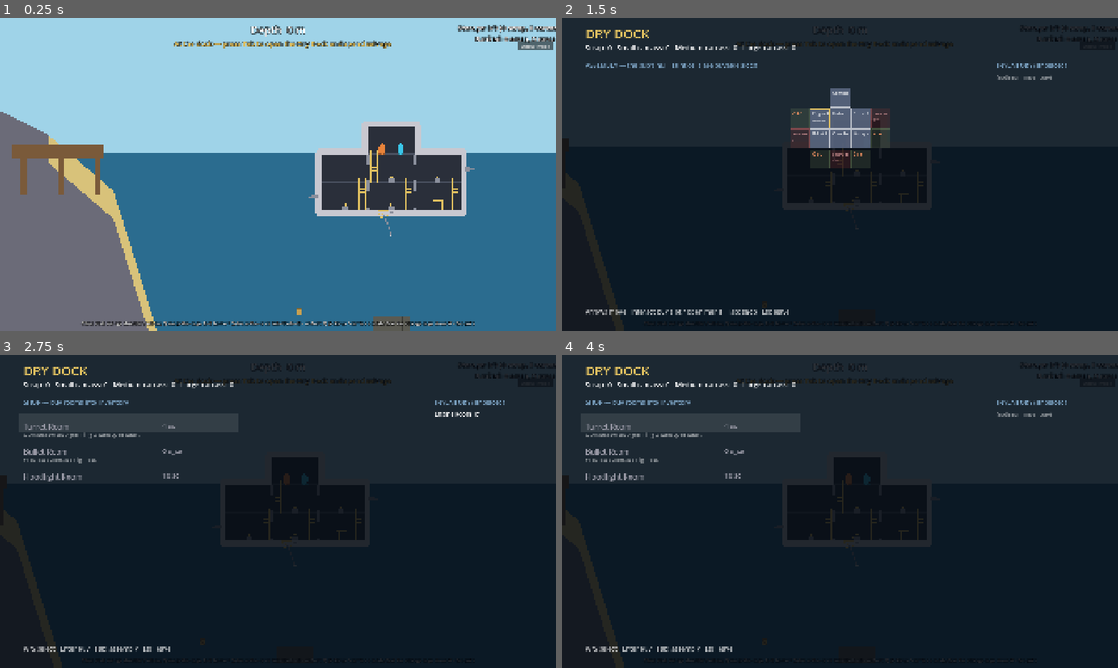
Above: before the commit, frames 1-4 (two rows, left to right).
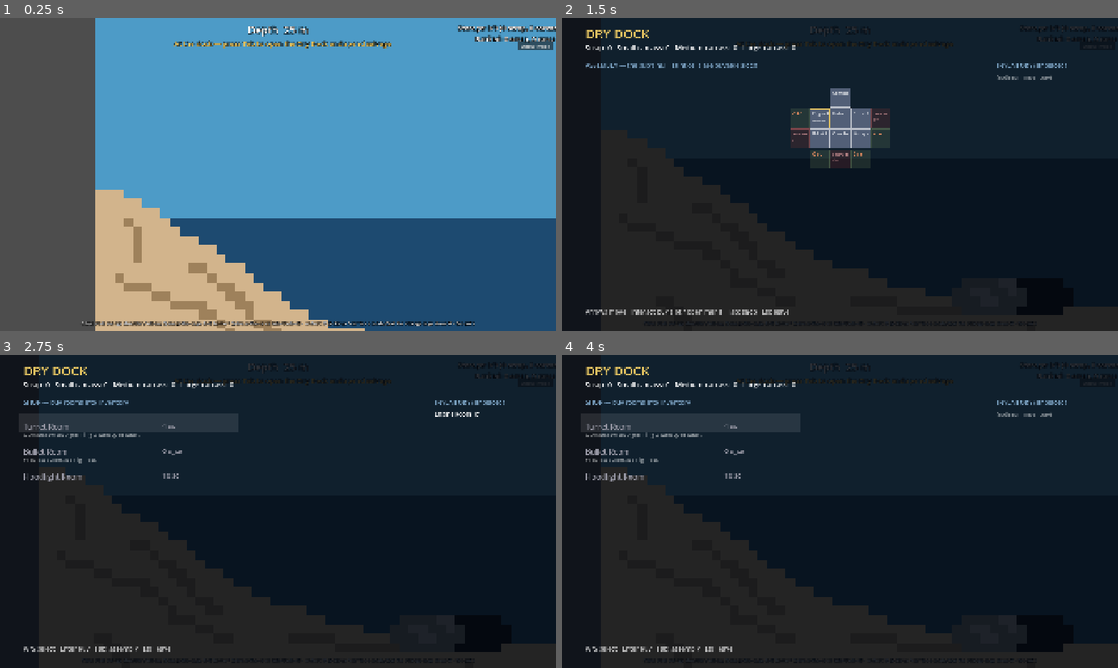
Above: after the commit, the same moments.

Repository: SnirNehemia/deeper
Game: Godot game, scene res://scenes/world.tscn
Same seed, same stepped clock (60 frames per second), same inputs: the game is played once before the commit and once after it.
Inputs:
- Up to frame 1 (0.25 s): no input
- Up to frame 2 (1.5 s): tap Enter at 0.5 s; hold D from 0.53 s (still down); tap Tab at 0.6, 1.35 s; tap Space at 0.77, 1.25 s
- Up to frame 3 (2.75 s): tap Space at 1.52 s; tap Enter at 2 s; release D at 2.03 s; hold A from 2.03 s (still down); tap E at 2.1 s; tap Tab at 2.3 s
- Up to frame 4 (4 s): tap Space at 2.75, 3.02, 3.77 s; release A at 2.78 s; hold D from 2.78 s (still down); tap Q at 2.85 s; tap Tab at 3.05, 3.8 s; tap Enter at 3.5 s; tap Shift at 3.6 s

The runs differ from the first frame. In frame 1, 98% of the frame differs, in the area x 0-100%, y 0-100%; in frame 2, 19%; in frame 3, 20%; in frame 4, 20%.

Commit message:
M6 wiring: cavern_depths_01 map live in world.gd via MapLoader

Diff:
--- /dev/null
+++ b/maps/cavern_depths_01/world_01.json
@@ -0,0 +1,8 @@
+{
+  "map_id": "cavern_depths_01",
+  "pixels_per_meter": 1.0,
+  "physical_layer": "res://maps/cavern_depths_01/world_01_phys.png",
+  "generation_layer": "res://maps/cavern_depths_01/world_01_gen.png",
+  "visual_background": "res://maps/cavern_depths_01/world_01_bg.png",
+  "visual_foreground": "res://maps/cavern_depths_01/world_01_fg.png"
+}
--- a/scenes/world.gd
+++ b/scenes/world.gd
@@ -1,18 +1,15 @@
 extends Node2D
 
-## Milestone 1 world: the Shore Shelf map with the crewed sub. Drive from the
-## dock, across the shallows, over the shelf edge, and down into the basin while
-## the depth meter tracks you. A smooth follow-camera frames ~60 m of world.
+## World scene: loads a hand-drawn map from MapConfig when available (M6),
+## otherwise falls back to the ShoreShelf test map. Sub, crew, HUD, and
+## dry-dock UI are set up the same way regardless of which map is active.
 
 const M := 48.0
-
-# Fresh-run spawn points: the sub floats at the dock; crew start in the
-# engine and middle rooms (local to the sub).
-const SUB_SPAWN := Vector2(45.0 * M, Sub.SURFACE_FLOAT_DEPTH)
-
-## Module B: how close to the dock spawn point the sub must be to bank
-## on-board salvage into the persistent save.
-const DOCK_BANK_RADIUS := 15.0 * M
+const MAP_CONFIG_PATH := "res://maps/cavern_depths_01/world_01.json"
+
+## Fallback values used with ShoreShelf (overridden by MapLoader when a map loads).
+const SHORE_SHELF_SPAWN := Vector2(45.0 * M, Sub.SURFACE_FLOAT_DEPTH)
+const SHORE_SHELF_DOCK_RADIUS := 15.0 * M
 
 var _sub: Sub
 var _cam: Camera2D
@@ -26,30 +23,16 @@
 var _dock_prompt: Label
 var _dry_dock: DryDock = null
 
+## Set by _load_map(); world uses these for spawning and dock checks.
+var _sub_spawn: Vector2 = SHORE_SHELF_SPAWN
+var _dock_center: Vector2 = SHORE_SHELF_SPAWN
+var _dock_radius: float = SHORE_SHELF_DOCK_RADIUS
+var _map_loader: MapLoader = null  # non-null when a map config was found
+
 func _ready() -> void:
-	add_child(ShoreShelf.new())
-
-	# Sub (built from the saved loadout) + crew, floating at the dock.
+	_load_map()
 	_spawn_sub_and_crew()
-
-	# Territorial fish: guarding the cave mouth, the cave treasure cluster,
-	# and the basin pillars/wreck. The shallows wreck stays unguarded. They
-	# reset home via the "fish" group on implosion.
-	# M5 follow-up: the basin-pillar fish are back to plain territorial (all
-	# purple fish now behave the same — guard their spot, break off when the
-	# sub leaves). The relentless-chase role is now exclusively the green
-	# basic_chasers below, so the two aggression reads don't look identical.
-	_add_fish(Vector2(70.0 * M, 64.0 * M))    # cave mouth
-	_add_fish(Vector2(54.0 * M, 70.0 * M))    # cave treasure cluster
-	_add_fish(Vector2(85.0 * M, 47.0 * M))    # first pillar
-	_add_fish(Vector2(115.0 * M, 100.0 * M))  # second pillar / basin wreck
-	_add_fish(Vector2(148.0 * M, 54.0 * M))   # third pillar
-
-	# M5 follow-up: two "basic_chasers" patrolling the open-water gaps between
-	# the (now wider-spaced) pillars — green, elongated, relentless once they
-	# spot the sub.
-	_add_fish(Vector2(99.0 * M, 50.0 * M), false, true)
-	_add_fish(Vector2(132.0 * M, 48.0 * M), false, true)
+	_spawn_entities()
 
 	# Fixed-zoom follow camera: ~60 m visible width, smoothed.
 	_cam = Camera2D.new()
@@ -86,49 +69,82 @@
 	_add_hint_label()
 	_add_dock_prompt()
 
+## Loads the hand-drawn map config if the JSON exists; otherwise falls back to
+## the ShoreShelf procedural map. Populates _sub_spawn / _dock_center / _dock_radius.
+func _load_map() -> void:
+	if FileAccess.file_exists(MAP_CONFIG_PATH):
+		var config := MapConfig.load_from_json(MAP_CONFIG_PATH)
+		if config != null:
+			_map_loader = MapLoader.build(config)
+			add_child(_map_loader)
+			_sub_spawn = _map_loader.sub_spawn
+			_dock_center = _map_loader.dock_center
+			_dock_radius = _map_loader.dock_radius
+			return
+	# Fallback: ShoreShelf placeholder map.
+	add_child(ShoreShelf.new())
+	_sub_spawn = SHORE_SHELF_SPAWN
+	_dock_center = SHORE_SHELF_SPAWN
+	_dock_radius = SHORE_SHELF_DOCK_RADIUS
+
+## Spawn fish and wrecks: from the gen layer when a map is loaded, otherwise
+## the hardcoded ShoreShelf placements used since Milestone 1.
+func _spawn_entities() -> void:
+	if _map_loader != null:
+		for pos in _map_loader.territorial_fish_spawns:
+			_add_fish(pos)
+		for pos in _map_loader.hunter_fish_spawns:
+			_add_fish(pos, true)
+		for pos in _map_loader.wreck_spawns:
+			_add_wreck(pos)
+	else:
+		_add_fish(Vector2(70.0 * M, 64.0 * M))
+		_add_fish(Vector2(54.0 * M, 70.0 * M))
+		_add_fish(Vector2(85.0 * M, 47.0 * M))
+		_add_fish(Vector2(115.0 * M, 100.0 * M))
+		_add_fish(Vector2(148.0 * M, 54.0 * M))
+		_add_fish(Vector2(99.0 * M, 50.0 * M), false, true)
+		_add_fish(Vector2(132.0 * M, 48.0 * M), false, true)
+
 ## Build the sub from the saved loadout and seat the two crew inside it.
 func _spawn_sub_and_crew() -> void:
 	_sub = Sub.new()
 	_sub.loadout = SaveData.loadout
-	_sub.layout = SaveData.layout  # the persisted sub shape (M4)
-	_sub.buoyancy_enabled = true  # floats at the surface, can't fly out of the water
-	_sub.position = SUB_SPAWN
+	_sub.layout = SaveData.layout
+	# Buoyancy only makes sense for the open-ocean ShoreShelf map; in the
+	# underground cavern the terrain constrains the sub instead.
+	_sub.buoyancy_enabled = (_map_loader == null)
+	_sub.position = _sub_spawn
 	add_child(_sub)
 	_sub.imploded.connect(_on_imploded)
 
 	var p1 := Crew.new()
 	p1.player_index = 0
 	p1.body_color = PlaceholderArt.CREW_P1_COLOR
-	p1.position = _sub.tower_seat_local(0)  # conning tower, seat 1
+	p1.position = _sub.tower_seat_local(0)
 	_sub.add_child(p1)
 
 	var p2 := Crew.new()
 	p2.player_index = 1
 	p2.body_color = PlaceholderArt.CREW_P2_COLOR
-	p2.position = _sub.tower_seat_local(1)  # conning tower, seat 2
+	p2.position = _sub.tower_seat_local(1)
 	_sub.add_child(p2)
 	_crew = [p1, p2]
 
 func _physics_process(delta: float) -> void:
 	if _sub != null and _cam != null:
 		_cam.global_position = _sub.global_position
-		# Implosion crunch: brief camera shake.
 		if _shake_time > 0.0:
 			_shake_time -= delta
 			_cam.offset = Vector2(randf_range(-1, 1), randf_range(-1, 1)) * 14.0
 		else:
 			_cam.offset = Vector2.ZERO
 
-	# Module B: returning to the dock banks whatever's on board.
-	# Module D: while docked, the dry dock can be opened to spend it.
 	if _sub != null:
-		_sub.try_bank(SUB_SPAWN, DOCK_BANK_RADIUS)
+		_sub.try_bank(_dock_center, _dock_radius)
 		if _dock_prompt != null:
 			_dock_prompt.visible = _is_docked() and _dry_dock == null
 
-## Lose condition: too much water. Crunch (~1.5s of shake + hull crumple +
-## fade to dark), then a clean reset back at the dock. One guard flag keeps
-## re-triggers out while the sequence plays.
 func _on_imploded() -> void:
 	if _resetting:
 		return
@@ -138,9 +154,9 @@
 	_shake_time = 0.9
 
 	var tween := create_tween()
-	tween.tween_property(_fade, "color:a", 1.0, 1.0)  # fade to dark over the crunch
+	tween.tween_property(_fade, "color:a", 1.0, 1.0)
 	await tween.finished
-	await get_tree().create_timer(0.5).timeout  # a beat of darkness
+	await get_tree().create_timer(0.5).timeout
 
 	reset_run()
 
@@ -148,22 +164,17 @@
 	fade_in.tween_property(_fade, "color:a", 0.0, 0.6)
 	_resetting = false
 
-## One world-level routine that puts the run back at its start: sub floating
-## at the dock (dry, breach-free), crew aboard and alive, fish back home.
-## Future death penalties hook in here.
+## Resets the run back to the start: sub at dock, crew aboard, fish home.
 func reset_run() -> void:
-	# M5: nothing persists between rounds yet (Snir will decide later what
-	# should) — wipe banked salvage, loadout, and layout back to the starting
-	# Minnow+ before rebuilding the sub.
 	SaveData.reset_for_test()
 	_rebuild_sub()
-	_sub.global_position = SUB_SPAWN
+	_sub.global_position = _sub_spawn
 	_crew[0].reset_at(_sub.tower_seat_local(0))
 	_crew[1].reset_at(_sub.tower_seat_local(1))
 	get_tree().call_group("fish", "reset_fish")
 	get_tree().call_group("wreck", "reset_wreck")
 	get_tree().call_group("salvage_carcass", "queue_free")
-	get_tree().call_group("carryable", "queue_free")  # loose/caged catches in the hold
+	get_tree().call_group("carryable", "queue_free")
 	_cam.reset_smoothing()
 
 func _add_fish(pos: Vector2, is_hunter := false, is_chaser := false) -> void:
@@ -173,6 +184,11 @@
 	fish.is_hunter = is_hunter
 	fish.is_chaser = is_chaser
 	add_child(fish)
+
+func _add_wreck(pos: Vector2) -> void:
+	var wreck := Wreck.new()
+	wreck.position = pos
+	add_child(wreck)
 
 func _add_hint_label() -> void:
 	var layer := CanvasLayer.new()
@@ -187,7 +203,7 @@
 	label.add_theme_constant_override("outline_size", 5)
 	layer.add_child(label)
 
-## "Press Tab: Dry Dock" prompt, shown only while floating at the dock.
+## "Press Tab: Dry Dock" prompt, shown only while near the dock.
 func _add_dock_prompt() -> void:
 	var layer := CanvasLayer.new()
 	add_child(layer)
@@ -206,11 +222,10 @@
 	layer.add_child(_dock_prompt)
 
 func _is_docked() -> bool:
-	return _sub != null \
-		and _sub.global_position.distance_to(SUB_SPAWN) <= DOCK_BANK_RADIUS
-
-## Open the dry dock (pauses the run). On close, if anything was bought, the
-## sub is rebuilt so the new room/upgrades take effect immediately.
+	if _sub == null:
+		return false
+	return _sub.global_position.distance_to(_dock_center) <= _dock_radius
+
 func _open_dry_dock() -> void:
 	if _dry_dock != null or _resetting:
 		return
@@ -223,10 +238,8 @@
 	if changed:
 		_rebuild_sub()
 
-## Rebuild the sub from the (possibly upgraded) loadout, at the dock, with a
-## fresh crew aboard. Used after a dry-dock purchase so changes show up now.
 func _rebuild_sub() -> void:
-	_sub.queue_free()  # frees its crew + stations too
+	_sub.queue_free()
 	_spawn_sub_and_crew()
 	_depth_hud.sub = _sub
 	_salvage_hud.sub = _sub
@@ -234,12 +247,10 @@
 	_cam.reset_smoothing()
 
 func _unhandled_input(event: InputEvent) -> void:
-	# Dev convenience only (not gameplay input): quit on Esc, dry dock on Tab.
 	if not (event is InputEventKey) or not event.pressed:
 		return
 	if event.keycode == KEY_ESCAPE:
 		get_tree().quit()
 	elif event.keycode == KEY_TAB and _is_docked():
 		_open_dry_dock()
-		# Consume so this same press doesn't reach the dock as a "close".
 		get_viewport().set_input_as_handled()
--- a/scripts/maps/generation_layer_parser.gd
+++ b/scripts/maps/generation_layer_parser.gd
@@ -5,10 +5,11 @@
 ## where to spawn the player sub and fauna/wreck entities, in world
 ## coordinates (scaled per MapConfig.pixel_scale()).
 
-const PLAYER_SPAWN := Color(1, 1, 1)        # #FFFFFF
-const TERRITORIAL_FISH := Color(0.5, 0, 0.5)  # #800080
-const HUNTER_FISH := Color(0, 1, 0)         # #00FF00
-const WRECKAGE := Color(0.5, 0.5, 0.5)      # #808080
+const PLAYER_SPAWN := Color(1, 1, 1)                              # #FFFFFF
+const TERRITORIAL_FISH := Color(0.5, 0, 0.5)                      # #800080
+const HUNTER_FISH := Color(0, 1, 0)                               # #00FF00
+const WRECKAGE := Color(0.5, 0.5, 0.5)                            # #808080
+const DOCK_ZONE := Color(0x6E / 255.0, 0x47 / 255.0, 0x3B / 255.0)  # #6E473B
 
 const COLOR_EPS := 0.5 / 255.0
 
@@ -17,12 +18,15 @@
 const KEY_TERRITORIAL_FISH := "territorial_fish"
 const KEY_HUNTER_FISH := "hunter_fish"
 const KEY_WRECKAGE := "wreckage"
+const KEY_DOCK_ZONES := "dock_zones"
 
 ## Parses `config.generation_layer`. Returns a Dictionary:
 ## - "player_spawn": Vector2 (world px), or Vector2.ZERO if no white pixel found
 ## - "territorial_fish": Array[Vector2]
 ## - "hunter_fish": Array[Vector2]
 ## - "wreckage": Array[Vector2]
+## - "dock_zones": Array[Vector2] — all dock-zone pixel positions (build the
+##   bbox/center from these in the caller to drive dry-dock interaction)
 ## Returns an empty dictionary (with empty defaults) if the image can't load.
 static func parse(config: MapConfig) -> Dictionary:
 	var result := {
@@ -30,6 +34,7 @@
 		KEY_TERRITORIAL_FISH: [] as Array[Vector2],
 		KEY_HUNTER_FISH: [] as Array[Vector2],
 		KEY_WRECKAGE: [] as Array[Vector2],
+		KEY_DOCK_ZONES: [] as Array[Vector2],
 	}
 
 	var image := Image.new()
@@ -54,6 +59,8 @@
 				(result[KEY_HUNTER_FISH] as Array[Vector2]).append(world_pos)
 			elif _color_matches(pixel, WRECKAGE):
 				(result[KEY_WRECKAGE] as Array[Vector2]).append(world_pos)
+			elif _color_matches(pixel, DOCK_ZONE):
+				(result[KEY_DOCK_ZONES] as Array[Vector2]).append(world_pos)
 
 	return result
 
--- /dev/null
+++ b/scripts/maps/map_loader.gd
@@ -0,0 +1,95 @@
+class_name MapLoader
+extends Node2D
+
+## M6 wiring: assembles everything a map needs from a MapConfig —
+## physical terrain, gen-layer entity spawn data, and visual layers — into
+## one Node2D added to the world scene. The world pulls spawn coordinates
+## and dock parameters from here instead of hardcoding them.
+
+## World position where the player sub should spawn (from gen-layer white pixel).
+var sub_spawn: Vector2 = Vector2.ZERO
+## Center and radius of the docking area (derived from gen-layer dock pixels),
+## fed to Sub.try_bank() and the _is_docked() proximity check.
+var dock_center: Vector2 = Vector2.ZERO
+var dock_radius: float = 0.0
+## Entity spawn lists read by the world to create Fish and Wreck nodes.
+var territorial_fish_spawns: Array[Vector2] = []
+var hunter_fish_spawns: Array[Vector2] = []
+var wreck_spawns: Array[Vector2] = []
+## The dock-zone Area2D (collision_mask = SUB_HULL) added as a child, so the
+## world can call dock_zone.overlaps_body(sub) for the dry-dock prompt.
+var dock_zone: Area2D = null
+
+## Builds and returns a MapLoader for `config`. Adds terrain + visual layers
+## as children immediately; entity spawn coordinates are available on the
+## returned node for the caller to spawn Fish/Wreck at.
+static func build(config: MapConfig) -> MapLoader:
+	var loader := MapLoader.new()
+	loader.name = "MapLoader"
+
+	# --- Physical terrain ---
+	var terrain := PhysicalLayerBuilder.build(config)
+	loader.add_child(terrain)
+
+	# --- Visual layers ---
+	var visuals := MapVisualLayers.build(config)
+	loader.add_child(visuals)
+
+	# --- Generation layer ---
+	var spawns := GenerationLayerParser.parse(config)
+	loader.sub_spawn = spawns[GenerationLayerParser.KEY_PLAYER_SPAWN]
+	loader.territorial_fish_spawns = spawns[GenerationLayerParser.KEY_TERRITORIAL_FISH]
+	loader.hunter_fish_spawns = spawns[GenerationLayerParser.KEY_HUNTER_FISH]
+	loader.wreck_spawns = spawns[GenerationLayerParser.KEY_WRECKAGE]
+
+	var dock_positions: Array[Vector2] = spawns[GenerationLayerParser.KEY_DOCK_ZONES]
+	if not dock_positions.is_empty():
+		loader.dock_center = _bbox_center(dock_positions)
+		loader.dock_radius = _bbox_half_diagonal(dock_positions)
+		loader.dock_zone = _build_dock_area(dock_positions, config.pixel_scale())
+		loader.add_child(loader.dock_zone)
+
+	return loader
+
+# --- Helpers ---
+
+static func _bbox_center(points: Array[Vector2]) -> Vector2:
+	var min_p := points[0]
+	var max_p := points[0]
+	for p in points:
+		min_p = min_p.min(p)
+		max_p = max_p.max(p)
+	return (min_p + max_p) * 0.5
+
+static func _bbox_half_diagonal(points: Array[Vector2]) -> float:
+	var min_p := points[0]
+	var max_p := points[0]
+	for p in points:
+		min_p = min_p.min(p)
+		max_p = max_p.max(p)
+	return (max_p - min_p).length() * 0.5
+
+static func _build_dock_area(positions: Array[Vector2], scale: float) -> Area2D:
+	var area := Area2D.new()
+	area.name = "DockZone"
+	area.add_to_group("dock_zone")
+	area.collision_layer = 0
+	area.collision_mask = Layers.SUB_HULL
+	area.monitoring = true
+	area.monitorable = false
+	# One bounding rect covering all dock pixels, expanded by one cell to
+	# ensure the sub hull overlaps even when touching the edge.
+	var min_p := positions[0]
+	var max_p := positions[0]
+	for pos in positions:
+		min_p = min_p.min(pos)
+		max_p = max_p.max(pos)
+	max_p += Vector2(scale, scale)  # include the trailing edge of the last pixel
+	var bbox_size := max_p - min_p
+	var shape := CollisionShape2D.new()
+	var box := RectangleShape2D.new()
+	box.size = bbox_size
+	shape.shape = box
+	shape.position = min_p + bbox_size * 0.5
+	area.add_child(shape)
+	return area
--- a/scripts/maps/physical_layer_parser.gd
+++ b/scripts/maps/physical_layer_parser.gd
@@ -6,6 +6,14 @@
 ## tagged with their TerrainType. Adjacent horizontal pixels of the same
 ## terrain are merged into one rectangle per row, to cut down the resulting
 ## collision shape count.
+##
+## Passable colors (water, sky) are skipped and produce no collision geometry.
+
+## Pixels of these colors represent navigable space, not solid terrain.
+const PASSABLE_COLORS: Array = [
+	Color(0x1d / 255.0, 0x4a / 255.0, 0x70 / 255.0),  # #1d4a70 water
+	Color(0x4d / 255.0, 0x9b / 255.0, 0xc7 / 255.0),  # #4d9bc7 sky
+]
 
 ## One merged block: world-space Rect2 + TerrainType.Type.
 class Block:
@@ -35,7 +43,7 @@
 		var run_terrain := -1
 		for x in size.x:
 			var pixel := image.get_pixel(x, y)
-			var solid := pixel.a >= TerrainType.COLOR_EPS
+			var solid := pixel.a >= TerrainType.COLOR_EPS and not _is_passable(pixel)
 			var terrain := int(TerrainType.from_color(pixel)) if solid else -1
 			if solid and run_start >= 0 and terrain == run_terrain:
 				continue  # extend the current run
@@ -50,6 +58,14 @@
 
 	return blocks
 
+static func _is_passable(pixel: Color) -> bool:
+	for c in PASSABLE_COLORS:
+		if absf(pixel.r - c.r) < TerrainType.COLOR_EPS \
+				and absf(pixel.g - c.g) < TerrainType.COLOR_EPS \
+				and absf(pixel.b - c.b) < TerrainType.COLOR_EPS:
+			return true
+	return false
+
 static func _make_block(x0: int, x1: int, y: int, scale: float, terrain: TerrainType.Type) -> Block:
 	var rect := Rect2(Vector2(x0, y) * scale, Vector2(x1 - x0, 1) * scale)
 	return Block.new(rect, terrain)
Binary file added: assets/maps/world_01_bg.png
Not shown, added: assets/maps/world_01_bg.png.import
Binary file added: assets/maps/world_01_fg.png
Not shown, added: assets/maps/world_01_fg.png.import
Binary file added: assets/maps/world_01_gen.png
Not shown, added: assets/maps/world_01_gen.png.import
Binary file added: assets/maps/world_01_phys.png
Not shown, added: assets/maps/world_01_phys.png.import
Not shown, added: maps/cavern_depths_01/.gdignore
Binary file added: maps/cavern_depths_01/world_01_bg.png
Not shown, added: maps/cavern_depths_01/world_01_bg.png.import
Binary file added: maps/cavern_depths_01/world_01_fg.png
(and 14 more such lines)
